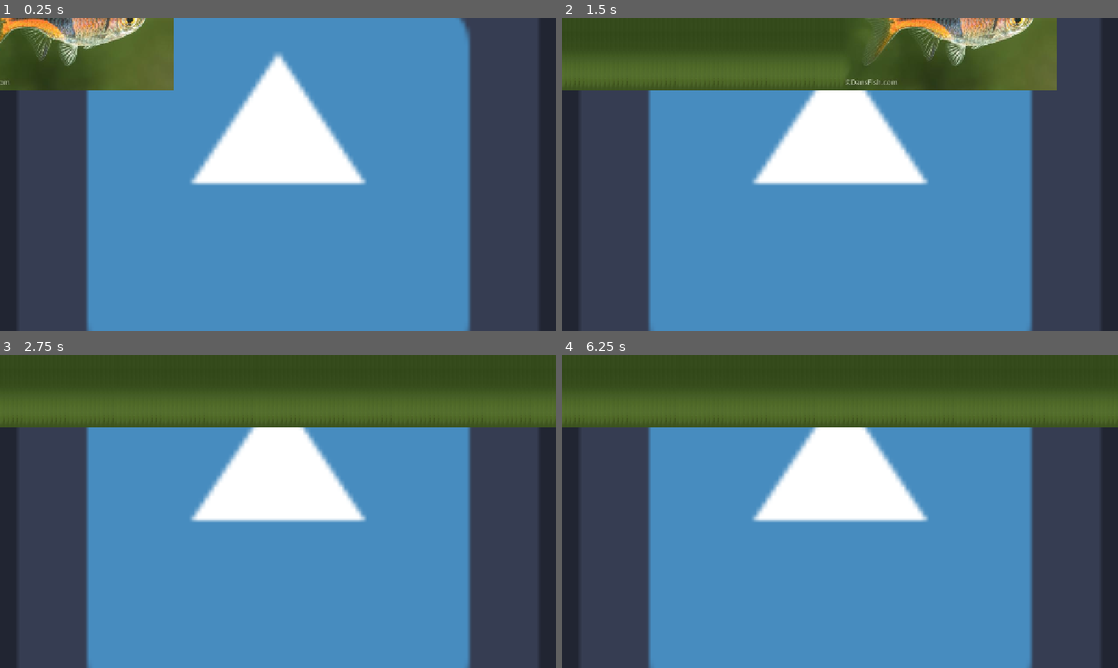
Above: before the commit, frames 1-4 (two rows, left to right).
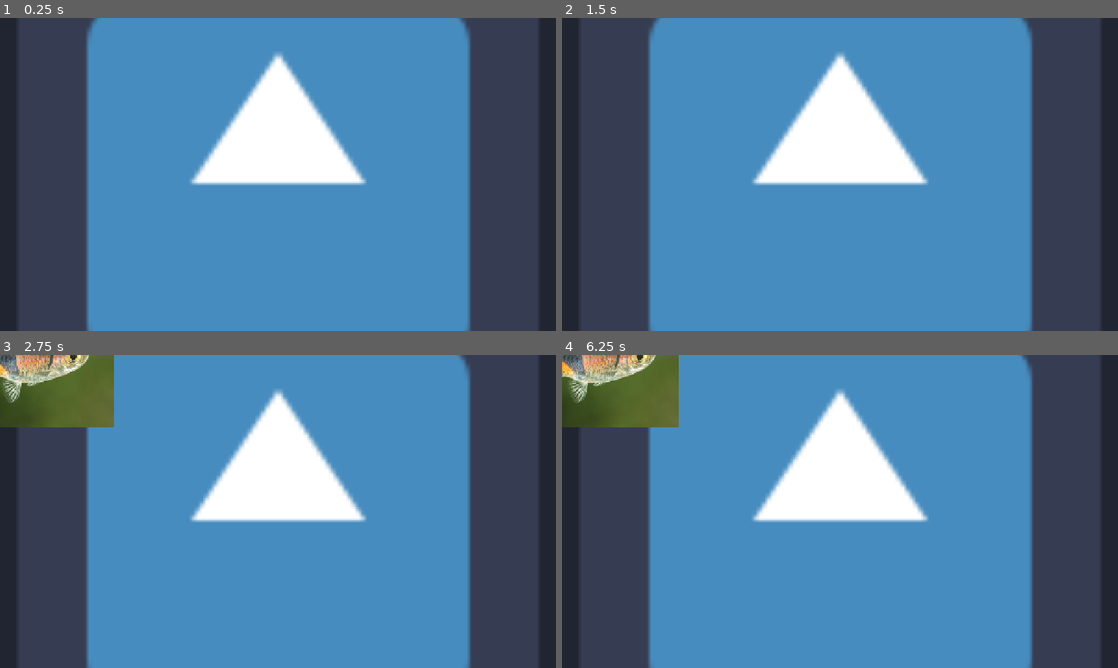
Above: after the commit, the same moments.

Repository: lolyay270/Mobile-Dev-Small
Game: Godot game, scene res://scenes/game.tscn
Same seed, same stepped clock (60 frames per second), same inputs: the game is played once before the commit and once after it. This scene is started directly instead of the project's main scene. The engine's default icon, where the game draws it, is replaced by a stand-in: a white triangle on a blue panel in a dark square.
Inputs:
- Up to frame 1 (0.25 s): no input
- Up to frame 2 (1.5 s): no input
- Up to frame 3 (2.75 s): no input
- Up to frame 4 (6.25 s): tap Enter at 3.5, 5 s; tap Space at 4.25, 5.75 s

The runs differ from the first frame. In frame 1, 7.2% of the frame differs, in the area x 0-32%, y 0-24%; in frame 2, 21%; in frame 3, 21%, in the area x 0-100%, y 0-24%; in frame 4, 21%.

Commit message:
fix(spawner): not every frame

Diff:
--- a/scripts/spawner.gd
+++ b/scripts/spawner.gd
@@ -17,7 +17,7 @@
 # Called every frame. 'delta' is the elapsed time since the previous frame.
 func _process(delta: float) -> void:
 	print("runTime: ", gameManager.runTime, "   lastSpawn: ", lastSpawn, "   delay: ", delay)
-	if (lastSpawn + delay >= gameManager.runTime):
+	if (lastSpawn + delay <= gameManager.runTime):
 
 		#spawn object
 		var instance: Node2D = fish1.instantiate()
